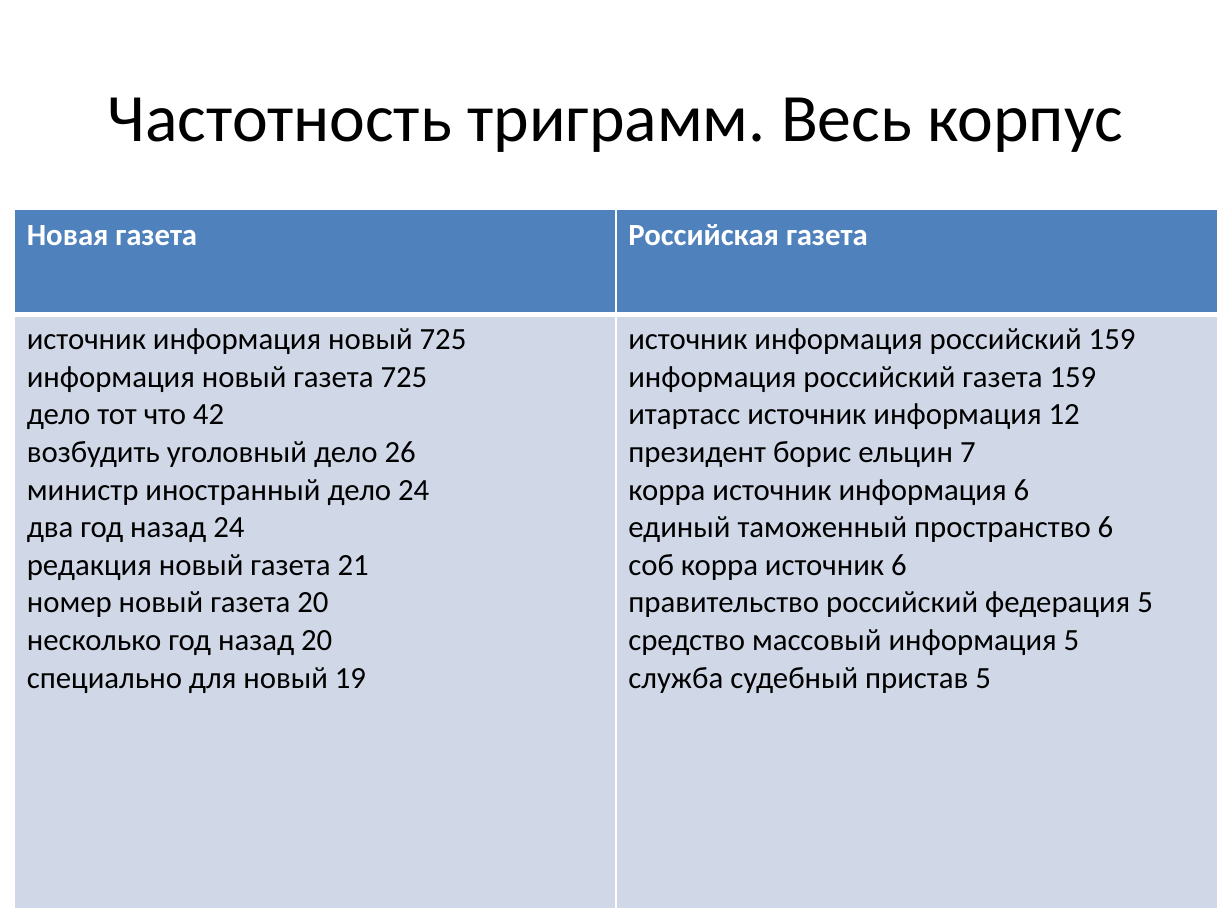
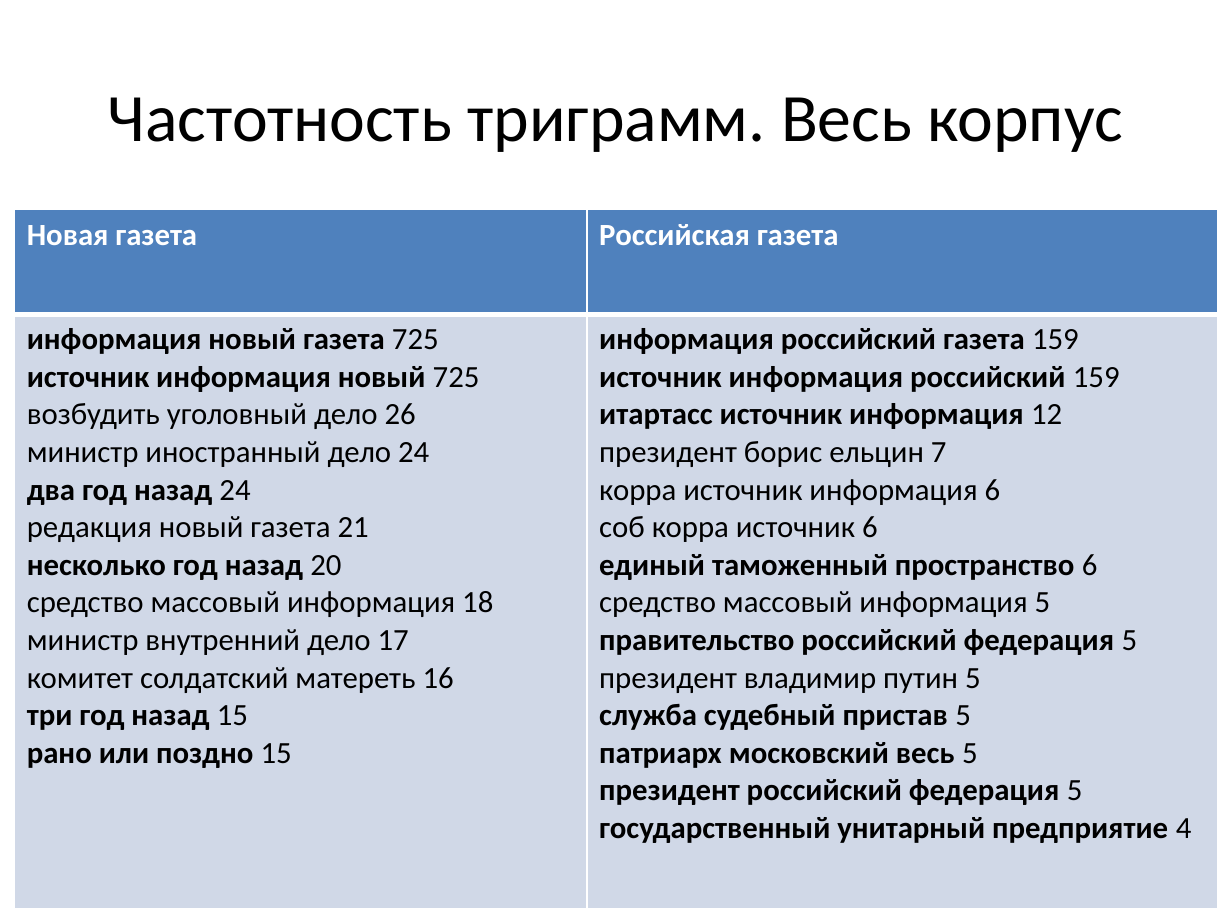
Before and after one commit to arassadin/hse_ling, a slide deck: slide 24 of ng_rg_presentation.pptx. Drawn at 1232x924 pixels with LibreOffice and Linux fonts; fonts in the diff are those of the drawing. Boxes give left, top, right and bottom in pixels: in the first picture for what was removed or moved away, otherwise in the second. Text is boxed around its words. In the diff, an @@ line names an element or a change of style, - is before the commit and + after.

Commit message:
presentation v0.3

```diff
--- a/ng_rg_presentation.pptx
+++ b/ng_rg_presentation.pptx
@@ table at (15, 209, 1218, 908) @@
-row 2, column 1: источник информация новый 725 / информация новый газета 725 / дело тот что 42 / возбудить уголовный дело 26 / министр иностранный дело 24 / два год назад 24 / редакция новый газета 21 / номер новый газета 20 / несколько год назад 20 / специально для новый 19
+row 2, column 1: информация новый газета 725 / источник информация новый 725 / возбудить уголовный дело 26 / министр иностранный дело 24 / два год назад 24 / редакция новый газета 21 / несколько год назад 20 / средство массовый информация 18 / министр внутренний дело 17 / комитет солдатский матереть 16 / три год назад 15 / рано или поздно 15
-row 2, column 2: источник информация российский 159 / информация российский газета 159 / итартасс источник информация 12 / президент борис ельцин 7 / корра источник информация 6 / единый таможенный пространство 6 / соб корра источник 6 / правительство российский федерация 5 / средство массовый информация 5 / служба судебный пристав 5
+row 2, column 2: информация российский газета 159 / источник информация российский 159 / итартасс источник информация 12 / президент борис ельцин 7 / корра источник информация 6 / соб корра источник 6 / единый таможенный пространство 6 / средство массовый информация 5 / правительство российский федерация 5 / президент владимир путин 5 / служба судебный пристав 5 / патриарх московский весь 5 / президент российский федерация 5 / государственный унитарный предприятие 4
```
Also in this commit, not shown: 15 other slides changed.
